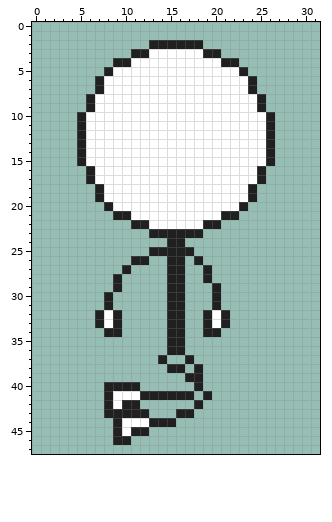
Edited in one commit: pixel-art sprite (DAZH.gmx/sprites/images/spr_char_player_wslide_0.png). This is how it looked before the edit.
The file is 32x48 pixels.
The same view after the edit:
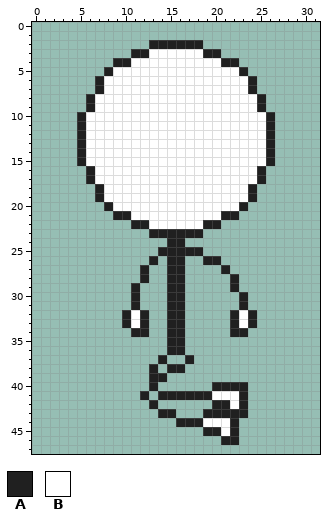
Palette (. is transparent): A #202020  B #ffffff
From old to new:
@@ x 5..26 @@
 24 ..........AA..........
-25 ........AAAAA.........
-26 ......AA..AA.A........
-27 .....A....AA..A.......
-28 ....A.....AA..A.......
-29 ....A.....AA...A......
-30 ...A......AA...A......
-31 ...A......AA...A......
-32 ..ABA.....AA..ABA.....
-33 ..ABA.....AA..ABA.....
-34 ...AA.....AA..AA......
+25 .........AAAAA........
+26 ........A.AA..AA......
+27 .......A..AA....A.....
+28 .......A..AA.....A....
+29 ......A...AA.....A....
+30 ......A...AA......A...
+31 ......A...AA......A...
+32 .....ABA..AA.....ABA..
+33 .....ABA..AA.....ABA..
+34 ......AA..AA.....AA...
 35 ..........AA..........
@@ x 6..25 @@
 37 ........A..A........
-38 .........AA.A.......
-39 ...........AA.......
-40 ..AAAA......A.......
-41 ..ABBBAAAAAA.A......
-42 ..ABAA......A.......
-43 ..AAAAA...AA........
-44 ...ABBBAAA..........
-45 ...ABAA.............
-46 ...AA...............
+38 .......A.AA.........
+39 .......AA...........
+40 .......A......AAAA..
+41 ......A.AAAAAABBBA..
+42 .......A......AABA..
+43 ........AA...AAAAA..
+44 ..........AAABBBA...
+45 .............AABA...
+46 ...............AA...
 47 ....................
Changed places in both pictures, as pixel boxes (x1, y1, x2, y2):
changed: (95, 247, 257, 445)
